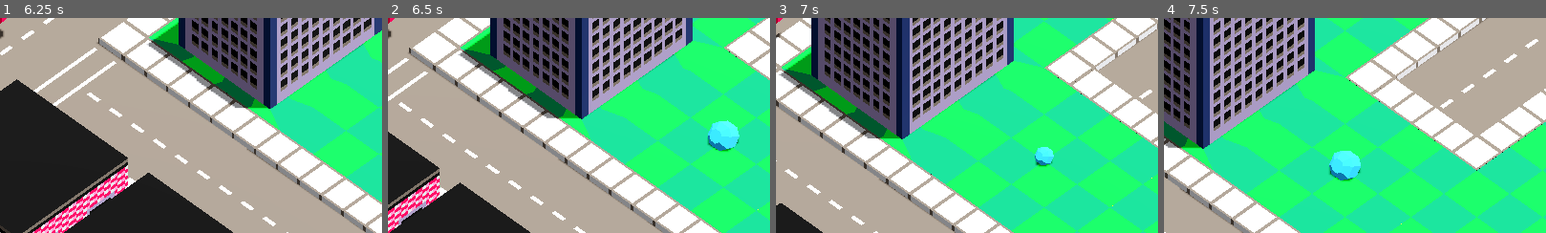
Above: before the commit, frames 1-4 (left to right).
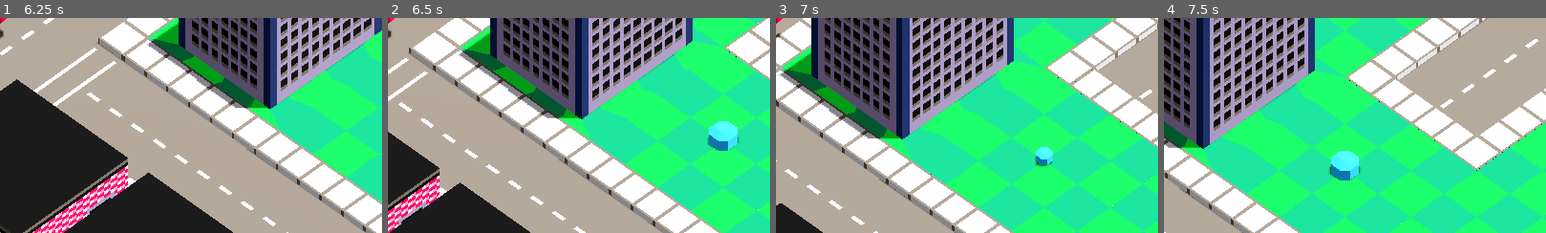
Above: after the commit, the same moments.

Repository: AlexGarbus/global-game-jam-2025
Game: Godot game, scene res://main.tscn
Same seed, same stepped clock (60 frames per second), same inputs: the game is played once before the commit and once after it.
Inputs:
- Up to frame 1 (6.25 s): hold Up (move_forward) 0.53-2.03 s; tap Space (jump) at 0.77, 1.52, 3.02, 3.77, 4.52, 6.02 s; hold Left (move_left) 2.03-3.53 s; tap Enter at 3.5 s; hold Down (move_backward) 3.53-4.28 s; hold Right (move_right) 4.28-5.03 s; hold Up (move_forward) 5.03-5.78 s; hold Right (move_right) from 5.78 s (still down)
- Up to frame 2 (6.5 s): keep holding Right (move_right)
- Up to frame 3 (7 s): keep holding Right (move_right); tap Space (jump) at 6.77 s
- Up to frame 4 (7.5 s): keep holding Right (move_right)
The pictures show only the part of the screen within x 50-100%, y 50-100%; the shares and areas given below are measured in that part.

Frame 1 is identical in both runs. In frame 2, 0.2% of the frame differs, in the area x 83-92%, y 47-63%; in frame 3, less than 0.1%; in frame 4, 0.2%, in the area x 43-52%, y 61-76%.

Commit message:
Corrected pickup rotation

Diff:
--- a/level/level.tscn
+++ b/level/level.tscn
@@ -261,16 +261,16 @@
 transform = Transform3D(1, 0, 0, 0, 1, 0, 0, 0, 1, -9.75, 0.25, -35.75)
 
 [node name="Pickup7" parent="Pickups" instance=ExtResource("5_ipqrh")]
-transform = Transform3D(1, 0, 0, 0, -0.540637, 0.841256, 0, -0.841256, -0.540637, 55.25, 0.25, 3.25)
+transform = Transform3D(1, 0, 0, 0, 1, 0, 0, 0, 1, 55.25, 0.25, 3.25)
 
 [node name="Pickup8" parent="Pickups" instance=ExtResource("5_ipqrh")]
-transform = Transform3D(1, 0, 0, 0, -0.540637, 0.841256, 0, -0.841256, -0.540637, 42.25, 0.25, 61.75)
+transform = Transform3D(1, 0, 0, 0, 1, 0, 0, 0, 1, 42.25, 0.25, 61.75)
 
 [node name="Pickup9" parent="Pickups" instance=ExtResource("5_ipqrh")]
-transform = Transform3D(1, 0, 0, 0, -0.540637, 0.841256, 0, -0.841256, -0.540637, -48.75, 0.25, 9.75)
+transform = Transform3D(1, 0, 0, 0, 1, 0, 0, 0, 1, -48.75, 0.25, 9.75)
 
 [node name="Pickup10" parent="Pickups" instance=ExtResource("5_ipqrh")]
-transform = Transform3D(1, 0, 0, 0, -0.540637, 0.841256, 0, -0.841256, -0.540637, -42.25, 0.25, 48.75)
+transform = Transform3D(1, 0, 0, 0, 1, 0, 0, 0, 1, -42.25, 0.25, 48.75)
 
 [node name="Pickup11" parent="Pickups" instance=ExtResource("5_ipqrh")]
-transform = Transform3D(1, 0, 0, 0, -0.540637, 0.841256, 0, -0.841256, -0.540637, -48.75, 0.25, -16.25)
+transform = Transform3D(1, 0, 0, 0, 1, 0, 0, 0, 1, -48.75, 0.25, -16.25)
